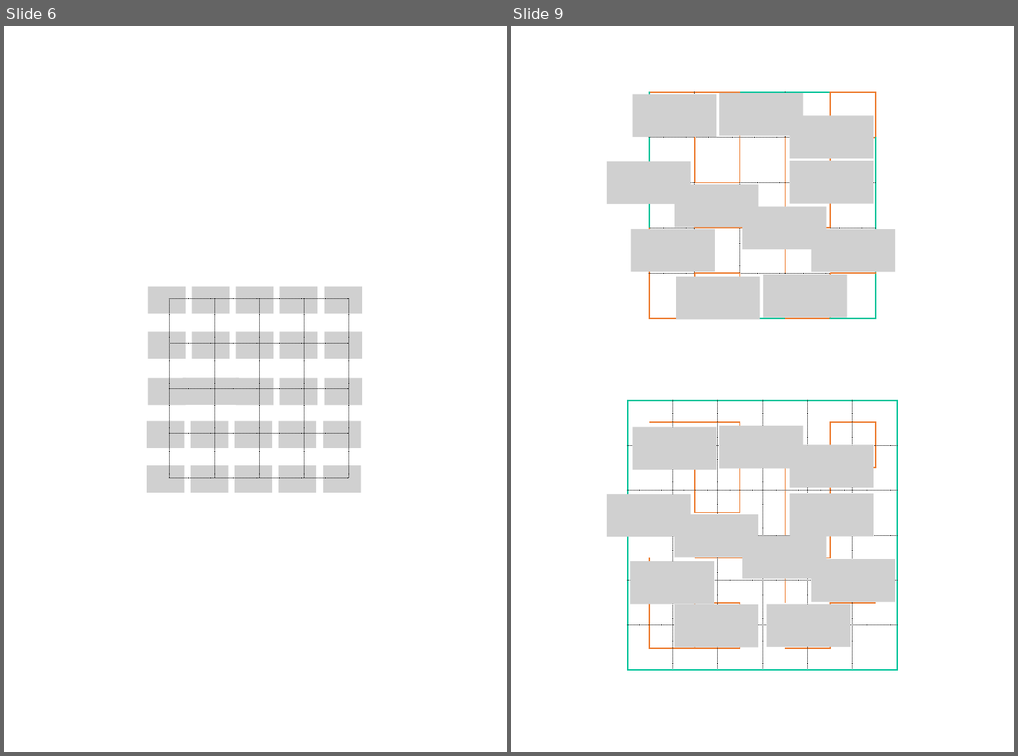
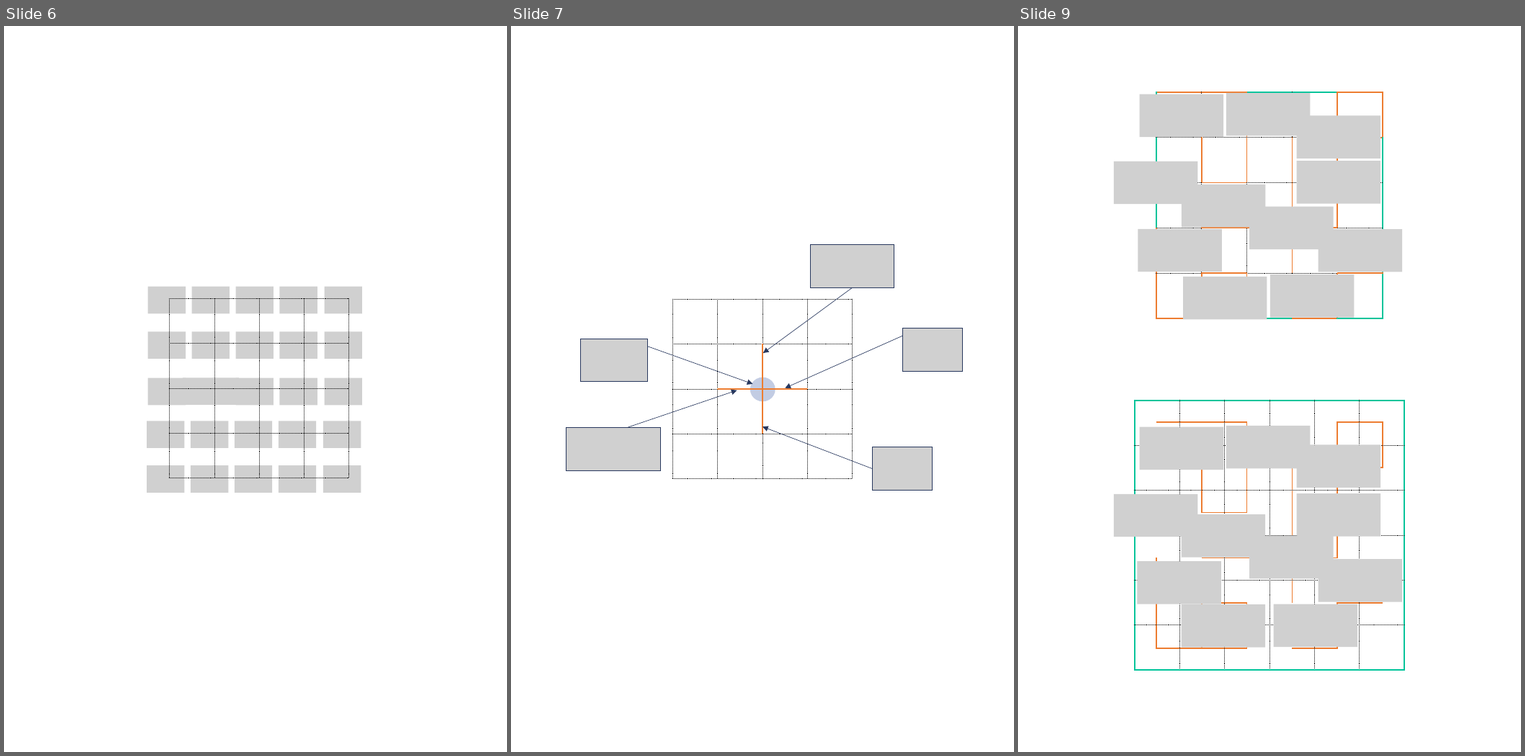
Before and after one commit to itkmaingit/Graduation_Thesis, a slide deck: making/forSVG.pptx. Shown side by side, each under a label of ours: slides 6 and 9 before the commit, slides 6, 7 and 9 after it; the slides between them are not shown. The pictures are 1018x756 and 1525x756 pixels, drawn with LibreOffice and Linux fonts; fonts in the diff are those of the drawing; grey boxes stand for pictures. Boxes give left, top, right and bottom in pixels: in the first picture for what was removed or moved away, otherwise in the second. Text is boxed around its words. In the diff, an @@ line names an element or a change of style, - is before the commit and + after.

```diff
--- a/making/forSVG.pptx
+++ b/making/forSVG.pptx
@@ slide 7 added at box(511, 26, 1014, 752), background #FFFFFF @@
@@ picture added at box(811, 245, 893, 288) @@
@@ table added at box(672, 300, 852, 479), 4 rows, 4 columns @@
+ |  |  | 
+ |  |  | 
+ |  |  | 
+ |  |  | 
@@ arrow added from (852, 288) to (763, 353), #28385E 0.5 pt @@
@@ picture added at box(581, 339, 648, 382) @@
@@ arrow added from (648, 346) to (752, 384), #28385E 0.5 pt @@
@@ arrow added from (903, 336) to (785, 388), #28385E 0.5 pt @@
@@ picture added at box(903, 328, 962, 371) @@
@@ arrow added from (626, 428) to (737, 390), #28385E 0.5 pt @@
@@ ellipse added at box(750, 377, 776, 401), fill #B5C1DE at 82% opacity @@
@@ picture added at box(566, 428, 661, 471) @@
@@ arrow added from (872, 469) to (762, 427), #28385E 0.5 pt @@
@@ picture added at box(872, 447, 931, 490) @@
```
Also in this commit, not shown: 3 slides changed, 17 other slides added, 1 slide removed, 13 other files.
